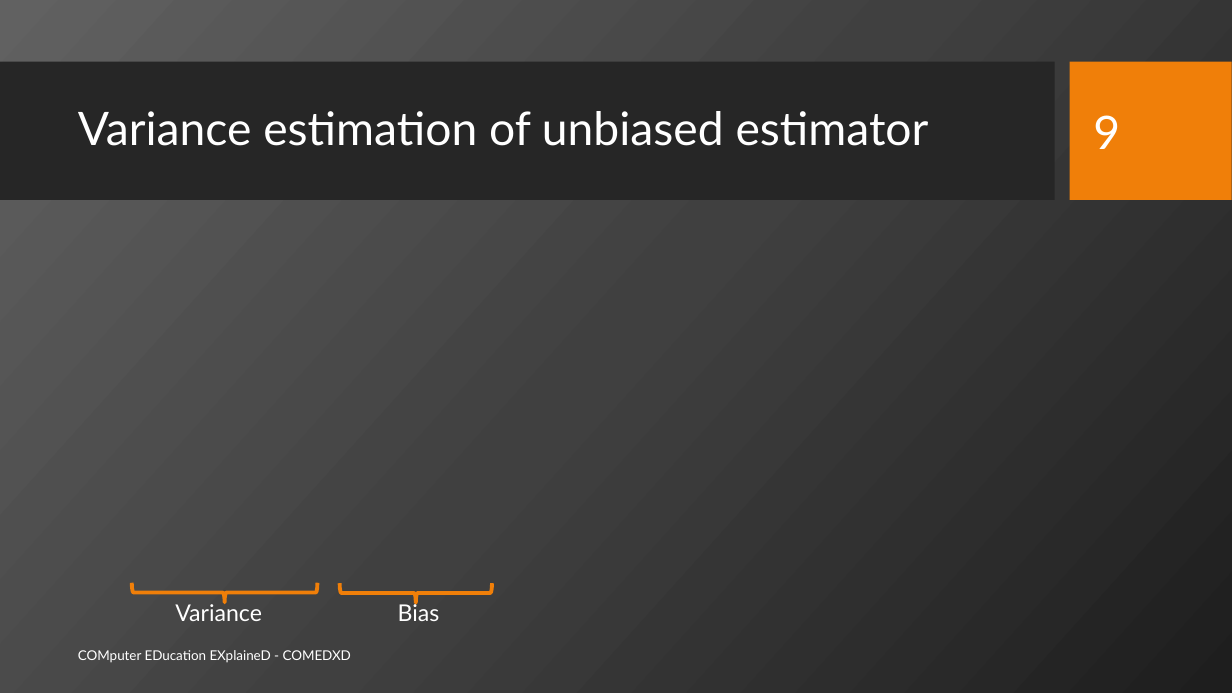
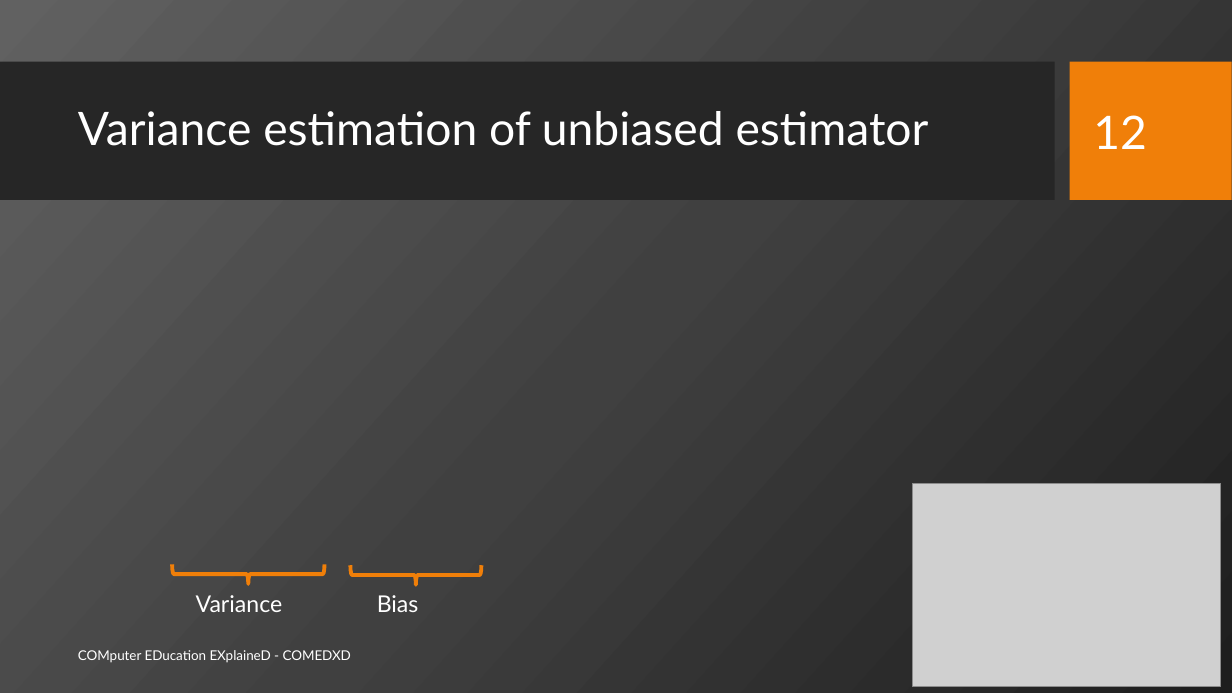
Before and after one commit to sajjo79/Machine-Learning, a slide deck: slide 12 of Slides/ML-Ch4-Parametric Methods-II.pptx (slide 9 before the commit). Drawn at 1232x693 pixels with LibreOffice and Linux fonts; fonts in the diff are those of the drawing; grey boxes stand for pictures; background and template pictures are left out. Boxes give left, top, right and bottom in pixels: in the first picture for what was removed or moved away, otherwise in the second. Text is boxed around its words. In the diff, an @@ line names an element or a change of style, - is before the commit and + after.

```diff
--- a/Slides/ML-Ch4-Parametric Methods-II.pptx
+++ b/Slides/ML-Ch4-Parametric Methods-II.pptx
@@ page number at [1093,115,1147,149]: text changed @@
-9
+12
@@ picture added at [912,483,1221,687] @@
@@ left brace: place and size @@
-left brace at [132,583,318,603]
+left brace at [172,565,324,584]
@@ left brace: place and size @@
-left brace at [340,583,493,603]
+left brace at [351,565,482,585]
@@ text "Variance Bias" rewrapped from [175,601,440,621] to [196,595,419,612] @@
```
Also in this commit, not shown: 5 other slides changed, 6 slides added.
